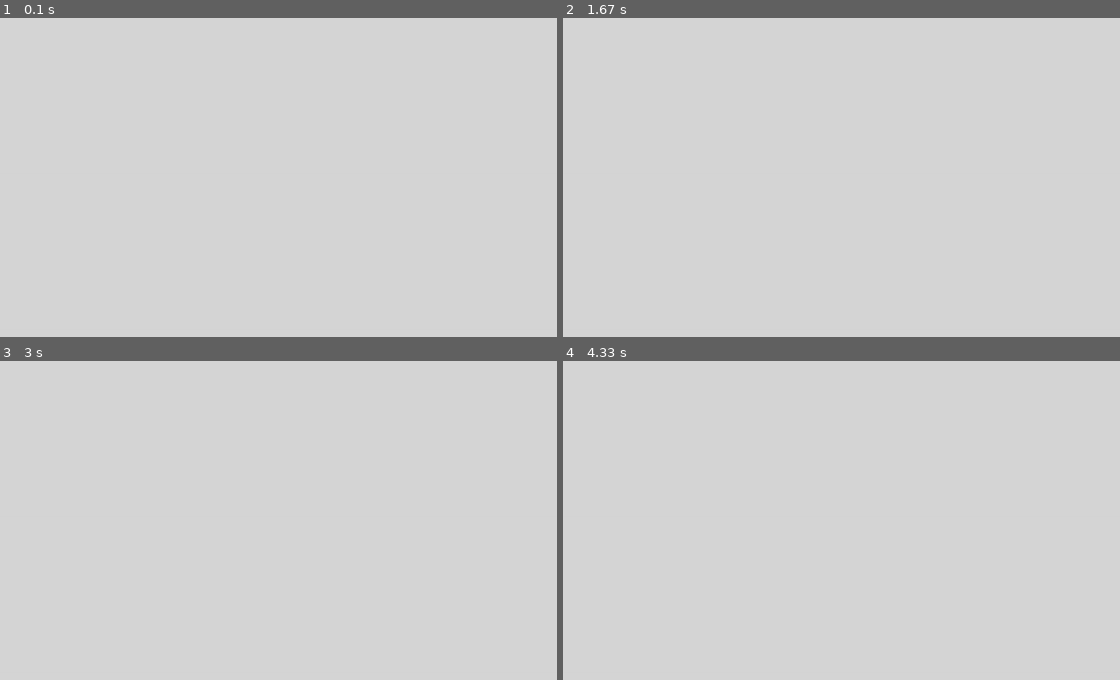
Above: before the commit, frames 1-4 (two rows, left to right).
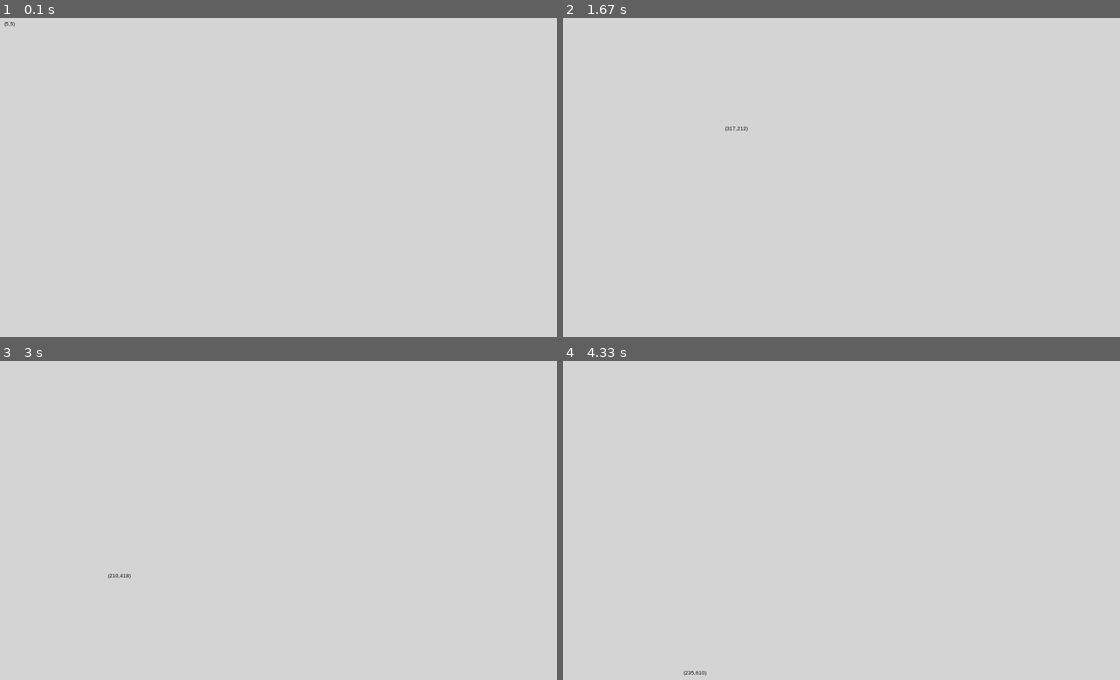
Above: after the commit, the same moments.

Repository: Phanasura/basic-code
Game: pygame game, started from pygamebasic.py
Two runs of this game, one before a commit and one after it. Both use one fixed random seed, a clock stepped at 60 frames per second and the inputs below.
Inputs (mouse positions are in pixels of both pictures, inside the frame that each line leads up to):
- Up to frame 1 (0.1 s): no input
- Up to frame 2 (1.67 s): click (863, 193) at 0.38 s; click (925, 273) at 0.72 s; click (1086, 321) at 1.05 s; click (718, 126) at 1.38 s
- Up to frame 3 (3 s): click (300, 581) at 1.72 s; click (211, 466) at 2.05 s; click (512, 632) at 2.38 s; click (100, 571) at 2.72 s
- Up to frame 4 (4.33 s): click (685, 469) at 3.05 s; click (718, 600) at 3.38 s; click (1081, 619) at 3.72 s; click (679, 670) at 4.05 s

The runs differ from the first frame. In frame 1, less than 0.1% of the frame differs, in the area x 0-3%, y 1-3%; in frame 2, less than 0.1%; in frame 3, less than 0.1%; in frame 4, less than 0.1%, in the area x 21-26%, y 97-99%.

Commit message:
first commit

Diff:
--- a/pygamebasic.py
+++ b/pygamebasic.py
@@ -24,14 +24,23 @@
 GRAPE = (100, 25, 125)
 GRASS = (55, 155, 65)
 
+font = pygame.font.SysFont('sans', 40)
+font_small = pygame.font.SysFont('sans', 10)
+
 while running:
     clock.tick(60)
 
     screen.fill(BACKGROUND)
 
+    #create mouse position
+    mx, my = pygame.mouse.get_pos()
+    if 0 <= mx <= 1200 and 0 <= my <= 700:
+        text_mouse = font_small.render("(" + str(mx) + "," + str(my) + ")", True, BLACK)
+        screen.blit(text_mouse, (mx+10, my))
     for event in pygame.event.get():
         if event.type == pygame.QUIT:
-            print("-----------------------------------------------------------------------------------------------------------------------------------------------------")
+            print(
+                "-----------------------------------------------------------------------------------------------------------------------------------------------------")
             running = False
 
     pygame.display.flip()
